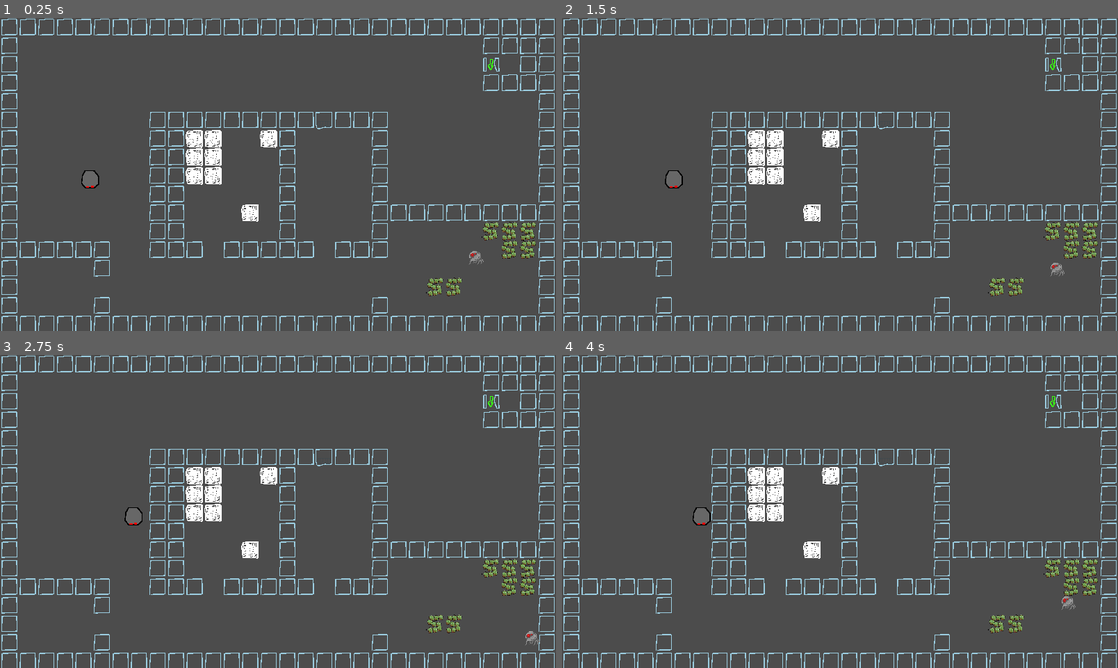
Above: before the commit, frames 1-4 (two rows, left to right).
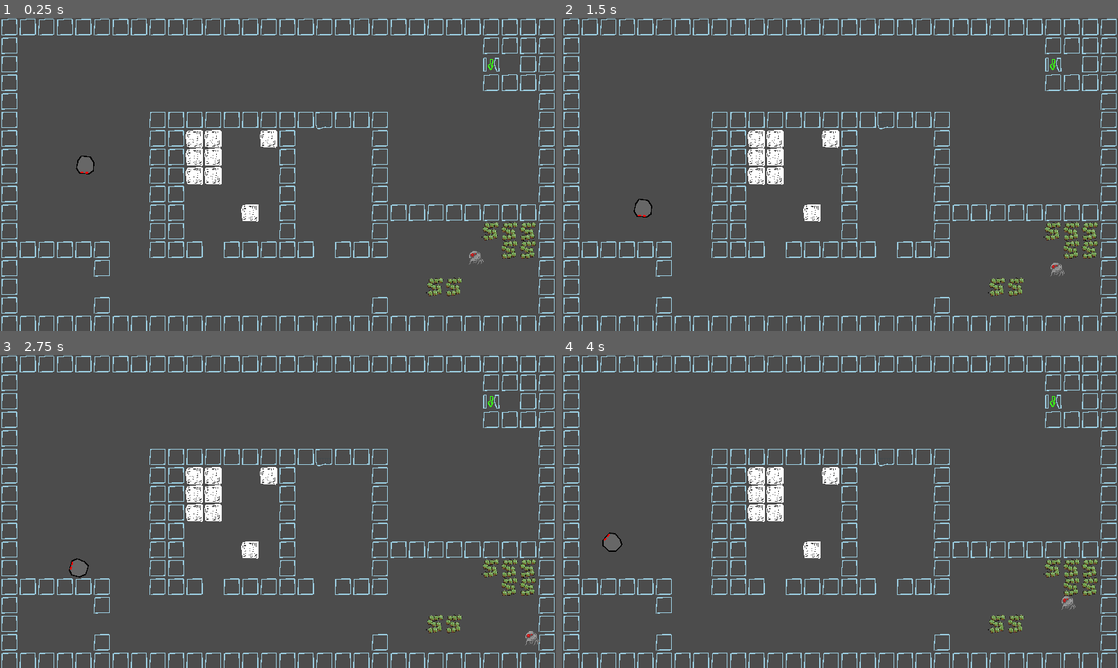
Above: after the commit, the same moments.

Repository: Roachbones/Visendus
Game: Godot game, scene res://TileMap.tscn
Two runs of this game, one before a commit and one after it. Both use one fixed random seed, a clock stepped at 60 frames per second and the inputs below.
Inputs:
- Up to frame 1 (0.25 s): no input
- Up to frame 2 (1.5 s): hold Right (ui_right) 0.53-1.28 s; hold Down (ui_down) from 1.28 s (still down)
- Up to frame 3 (2.75 s): release Down (ui_down) at 2.03 s; hold Right (ui_right) from 2.03 s (still down)
- Up to frame 4 (4 s): release Right (ui_right) at 2.78 s; hold Up (ui_up) 2.78-3.53 s; hold Left (ui_left) from 3.53 s (still down)

The runs differ from the first frame. In frame 1, 0.3% of the frame differs, in the area x 13-18%, y 44-55%; in frame 2, 0.3%, in the area x 12-22%, y 48-64%; in frame 3, 0.3%; in frame 4, 0.3%.

Commit message:
taught roomba to patrol

Diff:
--- /dev/null
+++ b/CollisionPolygon2D_old.tscn
@@ -0,0 +1,7 @@
+[gd_scene format=2]
+
+[node name="CollisionPolygon2D" type="CollisionPolygon2D"]
+position = Vector2( -9.03743, -6.18349 )
+rotation = -1.57072
+polygon = PoolVector2Array( 26.5035, 70.1442, 53.7913, 45.057, 53.7913, -13.0397, 24.3028, -49.5702, -43.0365, -51.7709, -61.962, -17.441, -67.6836, 39.7755, -43.9168, 70.1442 )
+disabled = true
--- a/Roomba.tscn
+++ b/Roomba.tscn
@@ -1,7 +1,10 @@
-[gd_scene load_steps=3 format=2]
+[gd_scene load_steps=4 format=2]
 
 [ext_resource path="res://roomba.gd" type="Script" id=1]
 [ext_resource path="res://textures/roomba.png" type="Texture" id=2]
+
+[sub_resource type="CircleShape2D" id=1]
+radius = 65.1162
 
 [node name="Roomba" type="KinematicBody2D"]
 scale = Vector2( 0.5, 0.5 )
@@ -10,5 +13,5 @@
 [node name="Sprite" type="Sprite" parent="."]
 texture = ExtResource( 2 )
 
-[node name="CollisionPolygon2D" type="CollisionPolygon2D" parent="."]
-polygon = PoolVector2Array( 26.5035, 70.1442, 53.7913, 45.057, 53.7913, -13.0397, 24.3028, -49.5702, -43.0365, -51.7709, -61.962, -17.441, -67.6836, 39.7755, -43.9168, 70.1442 )
+[node name="CollisionShape2D" type="CollisionShape2D" parent="."]
+shape = SubResource( 1 )
--- a/TileMap.tscn
+++ b/TileMap.tscn
@@ -13,4 +13,5 @@
 position = Vector2( 1643.95, 828.268 )
 
 [node name="roomba" parent="." instance=ExtResource( 3 )]
-position = Vector2( 299.586, 551.34 )
+position = Vector2( 297.736, 477.315 )
+rotation = -4.61365
--- a/roomba.gd
+++ b/roomba.gd
@@ -1,7 +1,7 @@
 extends KinematicBody2D
 
-export(int) var speed = 512
-export(float) var rotation_speed = 0.01
+export(int) var speed = 2
+export(float) var rotation_speed = 0.05
 export(float) var adjustment_angle = PI * 0.7
 
 var target_rotation = 0
@@ -10,10 +10,13 @@
 func _ready():
 	pass # Replace with function body.
 
-func _physics_process(delta):
-	if rotation <= target_rotation:
-		collision = move_and_collide(Vector2(1, 0).rotated(rotation))
+func _physics_process(_delta):
+	rotation = fposmod(rotation, TAU)
+	if target_rotation <= 0: #if done rotating for now
+		collision = move_and_collide(Vector2(1, 0).rotated(rotation) * speed)
 		if collision:
 			target_rotation += adjustment_angle
 	else:
+		print(rotation)
 		rotation += rotation_speed
+		target_rotation -= rotation_speed
Binary file changed: textures/roomba.png
